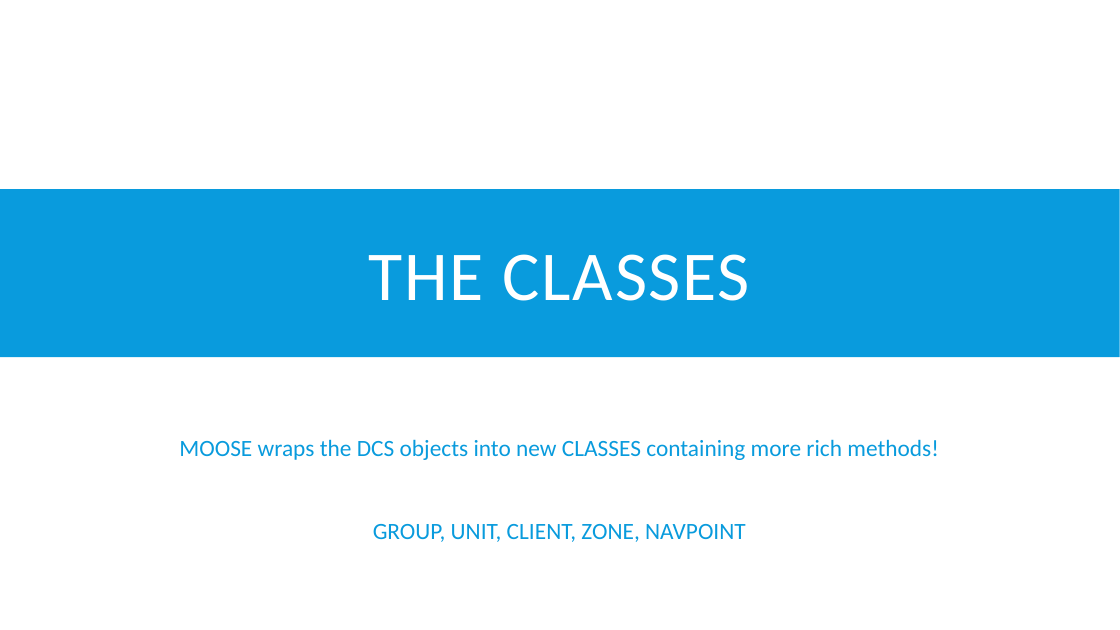
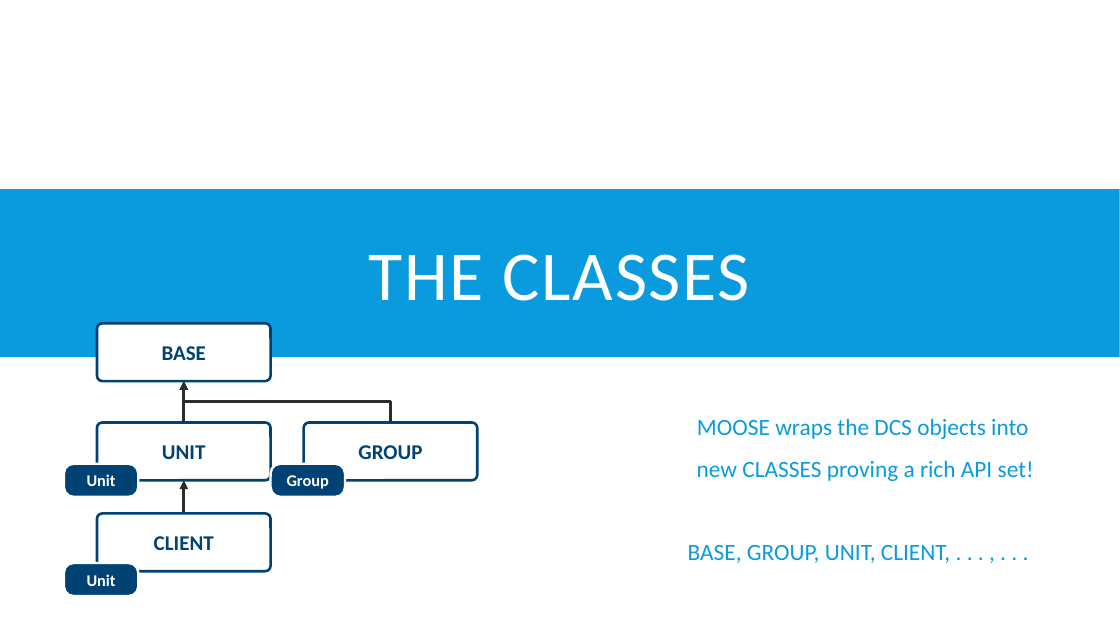
Before and after one commit to FlightControl-Master/MOOSE, a slide deck: slide 3 of Presentations/DCS World - MOOSE - Development - Part 3 - The DATABASE - UNIT - CLIENT - GROUP - ZONE, .pptx (slide 4 before the commit). Drawn at 1120x630 pixels with LibreOffice and Linux fonts; fonts in the diff are those of the drawing; background and template pictures are left out. Boxes give left, top, right and bottom in pixels: in the first picture for what was removed or moved away, otherwise in the second. Text is boxed around its words. In the diff, an @@ line names an element or a change of style, - is before the commit and + after.

```diff
--- a/Presentations/DCS World - MOOSE - Development - Part 3 - The DATABASE - UNIT - CLIENT - GROUP - ZONE, .pptx
+++ b/Presentations/DCS World - MOOSE - Development - Part 3 - The DATABASE - UNIT - CLIENT - GROUP - ZONE, .pptx
@@ rounded rectangle added at (97,323,271,381), fill #FFFFFF, outline #004274 2.25 pt, 18 pt, text #004274, bold @@
+BASE
@@ arrow added from (184, 423) to (184, 381), #2C2C2C 2.5 pt @@
@@ elbow arrow added from (391, 423) to (184, 381), #2C2C2C 2.5 pt @@
@@ text at (688,418,1034,563): text changed @@
-MOOSE wraps the DCS objects into new CLASSES containing more rich methods!
-GROUP, UNIT, CLIENT, ZONE, NAVPOINT
+MOOSE wraps the DCS objects into
+new CLASSES proving a rich API set!
+BASE, GROUP, UNIT, CLIENT, . . . , . . .
@@ rounded rectangle added at (97,423,271,481), fill #FFFFFF, outline #004274 2.25 pt, 18 pt, text #004274, bold @@
+UNIT
@@ rounded rectangle added at (304,423,478,481), fill #FFFFFF, outline #004274 2.25 pt, 18 pt, text #004274, bold @@
+GROUP
@@ rounded rectangle added at (64,464,139,497), fill #004274, outline #FFFFFF 2 pt, 14 pt, text #FFFFFF, bold @@
+Unit
@@ rounded rectangle added at (271,464,345,497), fill #004274, outline #FFFFFF 2 pt, 14 pt, text #FFFFFF, bold @@
+Group
@@ arrow added from (184, 522) to (184, 481), #2C2C2C 2.5 pt @@
@@ rounded rectangle added at (97,513,271,571), fill #FFFFFF, outline #004274 2.25 pt, 18 pt, text #004274, bold @@
+CLIENT
@@ rounded rectangle added at (64,563,139,596), fill #004274, outline #FFFFFF 2 pt, 14 pt, text #FFFFFF, bold @@
+Unit
```
Also in this commit, not shown: 5 other slides changed, 7 slides added, 1 slide removed.
